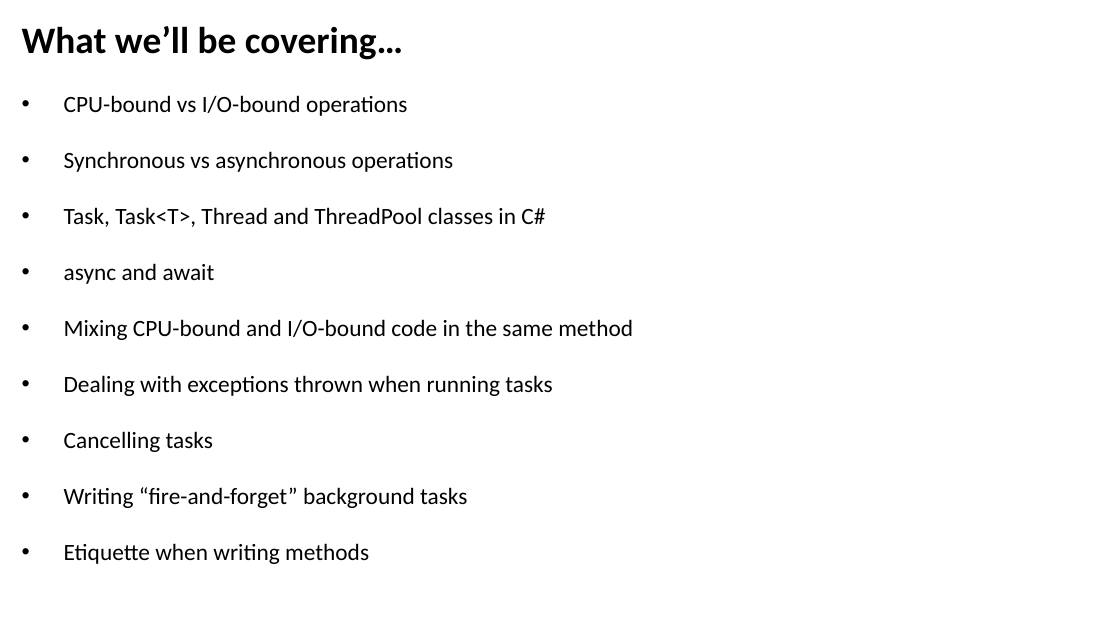
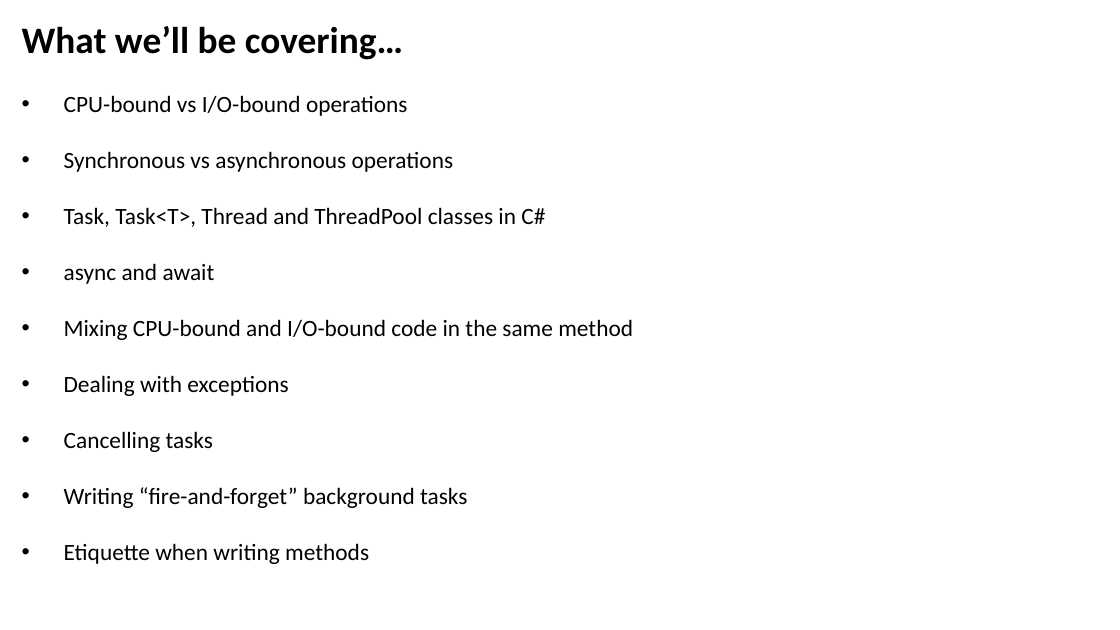
Before and after one commit to JoshKain/AsyncAwaitQuiz, a slide deck: slide 2 of Async and await presentation.pptx. Drawn at 1120x630 pixels with LibreOffice and Linux fonts; fonts in the diff are those of the drawing. Boxes give left, top, right and bottom in pixels: in the first picture for what was removed or moved away, otherwise in the second. Text is boxed around its words. In the diff, an @@ line names an element or a change of style, - is before the commit and + after.

Commit message:
Updated slides with better information about catching exceptions

```diff
--- a/Async and await presentation.pptx
+++ b/Async and await presentation.pptx
@@ text at box(64, 375, 288, 396): text changed @@
-• Dealing with exceptions thrown when running tasks
+• Dealing with exceptions
```
Also in this commit, not shown: 1 other slide changed, 1 slide added, 1 slide removed.
